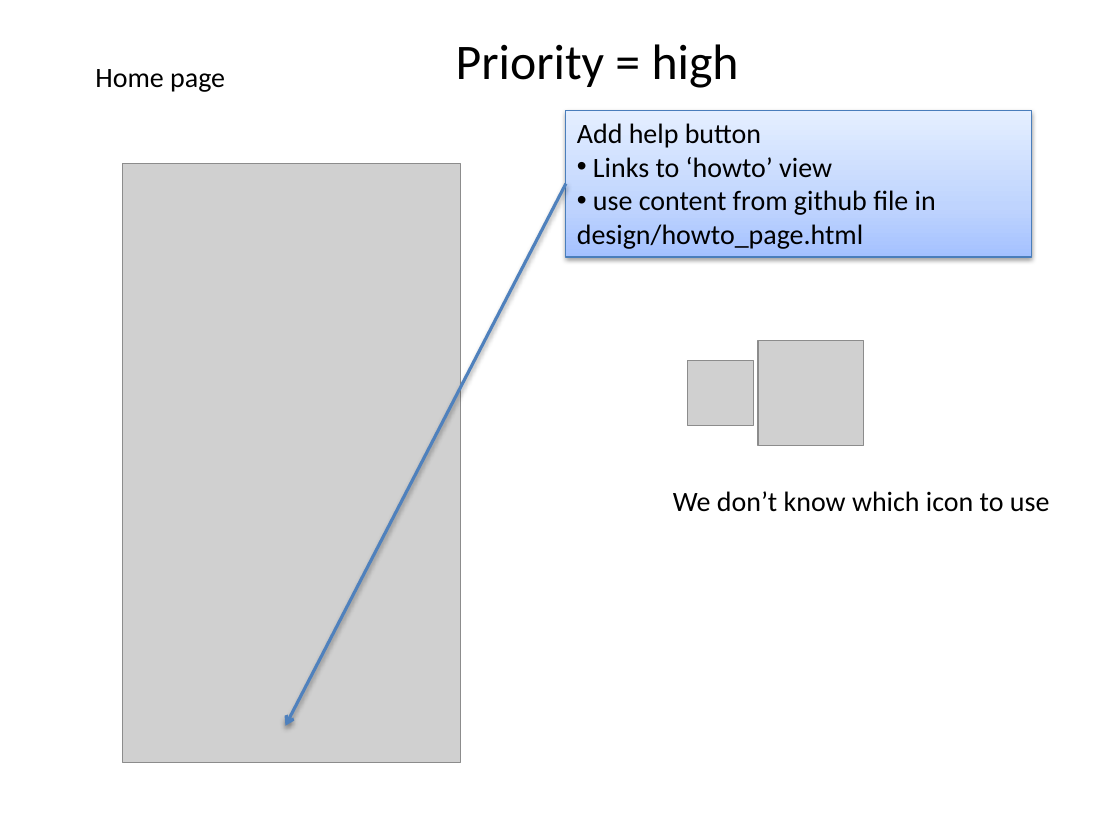
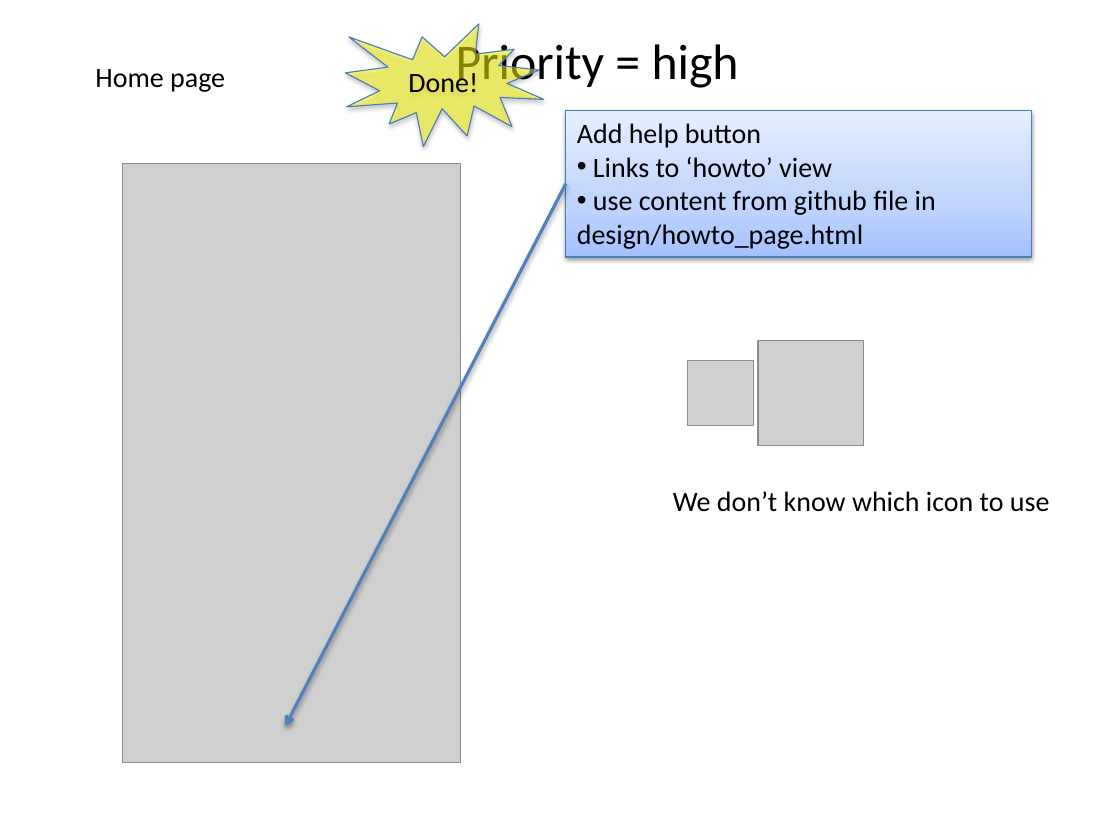
Before and after one commit to phylotastic/Pt_Mobile_Application, a slide deck: slide 2 of design/mobile_app_mvp_priorities.pptx (slide 4 before the commit). Drawn at 1120x840 pixels with LibreOffice and Linux fonts; fonts in the diff are those of the drawing; grey boxes stand for pictures. Boxes give left, top, right and bottom in pixels: in the first picture for what was removed or moved away, otherwise in the second. Text is boxed around its words. In the diff, an @@ line names an element or a change of style, - is before the commit and + after.

```diff
--- a/design/mobile_app_mvp_priorities.pptx
+++ b/design/mobile_app_mvp_priorities.pptx
@@ irregular seal added at [346, 24, 544, 147], fill #FFFF00 at 51% opacity, outline #4B7EBC 0.75 pt, 18 pt, text #000000 @@
+Done!
```
Also in this commit, not shown: 4 other slides changed, 6 slides added, 3 slides removed.
